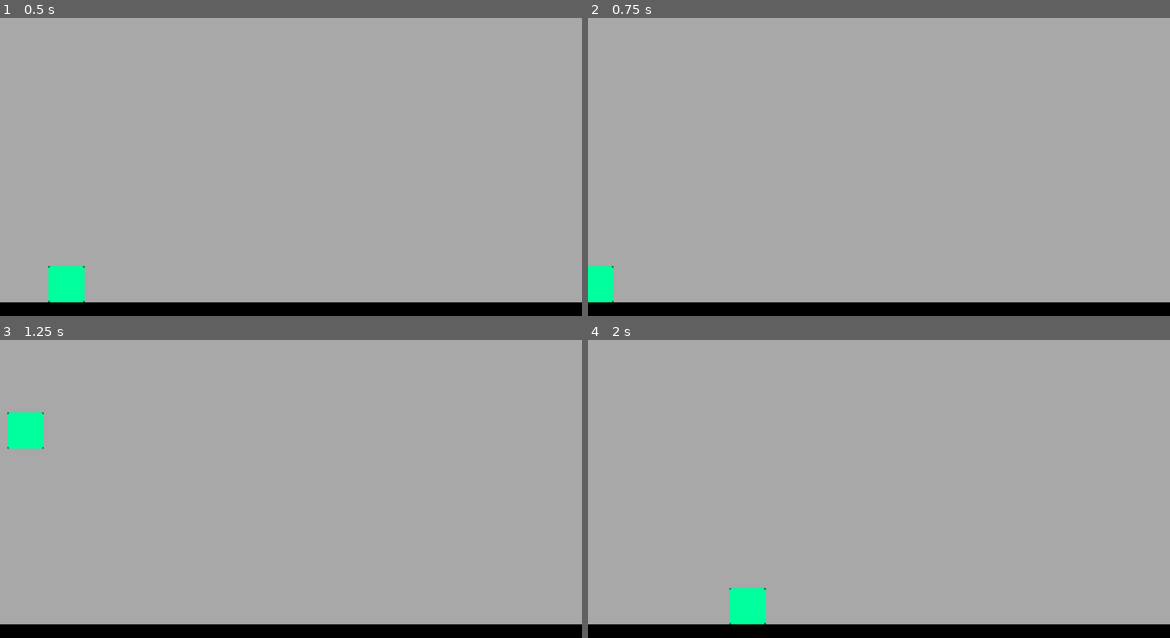
Above: before the commit, frames 1-4 (two rows, left to right).
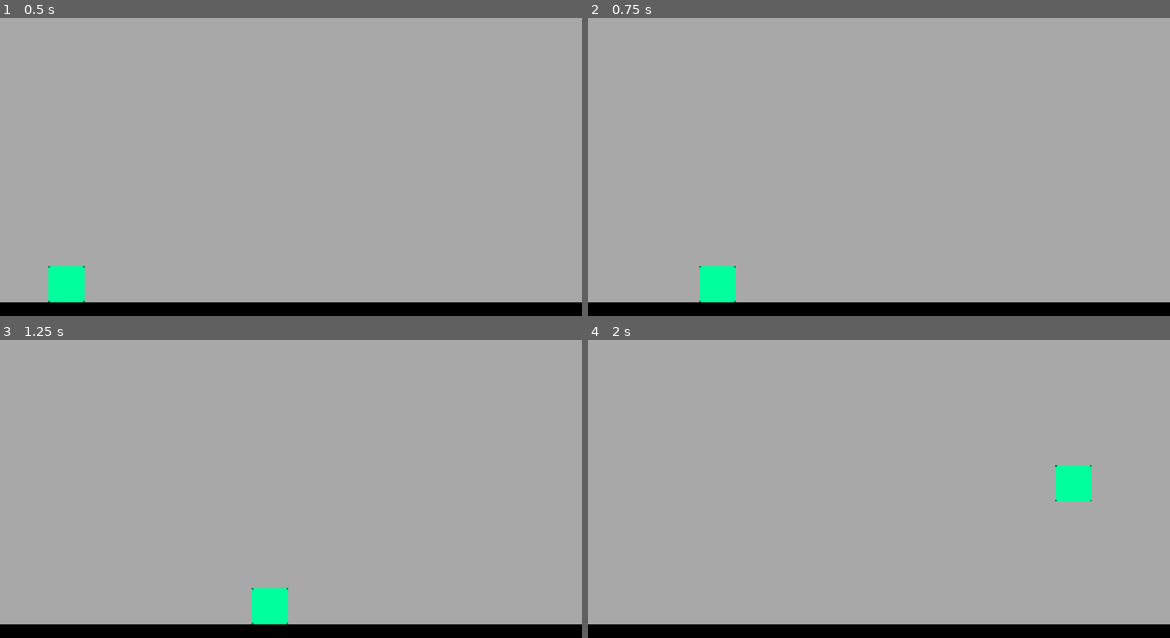
Above: after the commit, the same moments.

Repository: tdelort/GodotProjects
Game: Godot game, scene res://SceneRoot.tscn
Same seed, same stepped clock (60 frames per second), same inputs: the game is played once before the commit and once after it. The project has no main scene, so this scene is started directly.
Inputs:
- Up to frame 1 (0.5 s): no input
- Up to frame 2 (0.75 s): tap Enter at 0.5 s; hold Right (move_right) from 0.53 s (still down); hold J (action_x) from 0.53 s (still down)
- Up to frame 3 (1.25 s): keep holding Right (move_right); keep holding J (action_x); tap Space (jump) at 0.77, 0.8, 1.07 s
- Up to frame 4 (2 s): keep holding Right (move_right); release J (action_x) at 1.28 s; tap Space (jump) at 1.35, 1.52, 1.82 s; tap J (action_x) at 1.55 s

Frame 1 is identical in both runs. In frame 2, 1.3% of the frame differs, in the area x 0-26%, y 83-96%; in frame 3, 1.6%, in the area x 1-50%, y 24-96%; in frame 4, 1.6%.

Commit message:
Dash added
direction needed

Diff:
--- a/BasicPlatformer/Player.gd
+++ b/BasicPlatformer/Player.gd
@@ -3,51 +3,57 @@
 const WALK_SPEED_INC = 50
 const WALK_SPEED_DAMP = 20
 const WALK_MAX_SPEED = 500
+const DASH_SPEED = 600
 const JUMP_SPEED = 1050
 const DOUBLE_JUMP_SPEED = 1050
 const JUMP_MAX_AIRBORNE_TIME = 0.2
 const GRAVITY = 3000
 
+var DASH_MODE = 0
 var velocity = Vector2()
 var nbJumps = 0
 enum facing { RIGHT, LEFT }
 
 func _ready():
-	$Tween.interpolate_property(self, "position:x",
-			0, 64, 1,
-			Tween.TRANS_LINEAR, Tween.EASE_IN_OUT)
+	pass
 
 func _physics_process(delta):
-	var force_y = GRAVITY
-	#left right movement
-	var walk = Input.get_action_strength("move_right") - Input.get_action_strength("move_left")
-	var jump = Input.is_action_pressed("jump")
+	#managing Inputs :
+	if DASH_MODE:
+		if $AttackTimer.is_stopped():
+			DASH_MODE = 0
+		else:
+			move_and_slide(Vector2(DASH_SPEED,0), Vector2.UP,true)
+	else:
+		if Input.is_action_pressed("action_x") and $AttackTimer.time_left == 0:
+			$AttackTimer.start()
+			DASH_MODE = 1;
 
-	#managing attacks
-	if Input.is_action_pressed("action_x") and $AttackTimer.time_left == 0:
-		$AttackTimer.start()
-		$Tween.start()
+		var walk = Input.get_action_strength("move_right") - Input.get_action_strength("move_left")
 
-	#damping for left/right movement
-	if walk == 0:
-		velocity.x -= WALK_SPEED_DAMP * sign(velocity.x)
-	velocity.x += walk * WALK_SPEED_INC
-	velocity.x = clamp(velocity.x,-WALK_MAX_SPEED,WALK_MAX_SPEED)
+		if Input.is_action_just_pressed("jump"):
+			if nbJumps == 0: #can jump not on floor
+				velocity.y = -JUMP_SPEED
+				nbJumps = 1
+				$DoubleJumpTimer.start()
+			elif $DoubleJumpTimer.is_stopped() and nbJumps == 1:
+					velocity.y = -DOUBLE_JUMP_SPEED
+					nbJumps = 2
 
-	if is_on_floor():
-		$DoubleJumpTimer.stop()
-		nbJumps = 0
+		if is_on_floor():
+			$DoubleJumpTimer.stop()
+			nbJumps = 0
 
-	if jump:
-		if nbJumps == 0: #can jump not on floor
-			velocity.y = -JUMP_SPEED
-			nbJumps = 1
-			$DoubleJumpTimer.start()
-		elif $DoubleJumpTimer.is_stopped() and nbJumps == 1:
-				velocity.y = -DOUBLE_JUMP_SPEED
-				nbJumps = 2
+		# Y velocity (intergrates force into )
+		velocity.y += GRAVITY * delta
 
-	# Integrate forces to velocity.
-	velocity.y += force_y * delta
-	# Integrate velocity into motion and move.
-	velocity = move_and_slide(velocity, Vector2.UP,true)
+		# X velocity
+		if walk == 0:
+			velocity.x -= WALK_SPEED_DAMP * sign(velocity.x)
+		velocity.x += walk * WALK_SPEED_INC
+		velocity.x = clamp(velocity.x,-WALK_MAX_SPEED,WALK_MAX_SPEED)
+
+
+
+		# Integrate velocity into motion and move.
+		velocity = move_and_slide(velocity, Vector2.UP,true)
--- a/BasicPlatformer/Player.tscn
+++ b/BasicPlatformer/Player.tscn
@@ -19,7 +19,6 @@
 wait_time = 0.3
 one_shot = true
 
-[node name="Tween" type="Tween" parent="."]
-
 [node name="AttackTimer" type="Timer" parent="."]
+wait_time = 0.2
 one_shot = true
